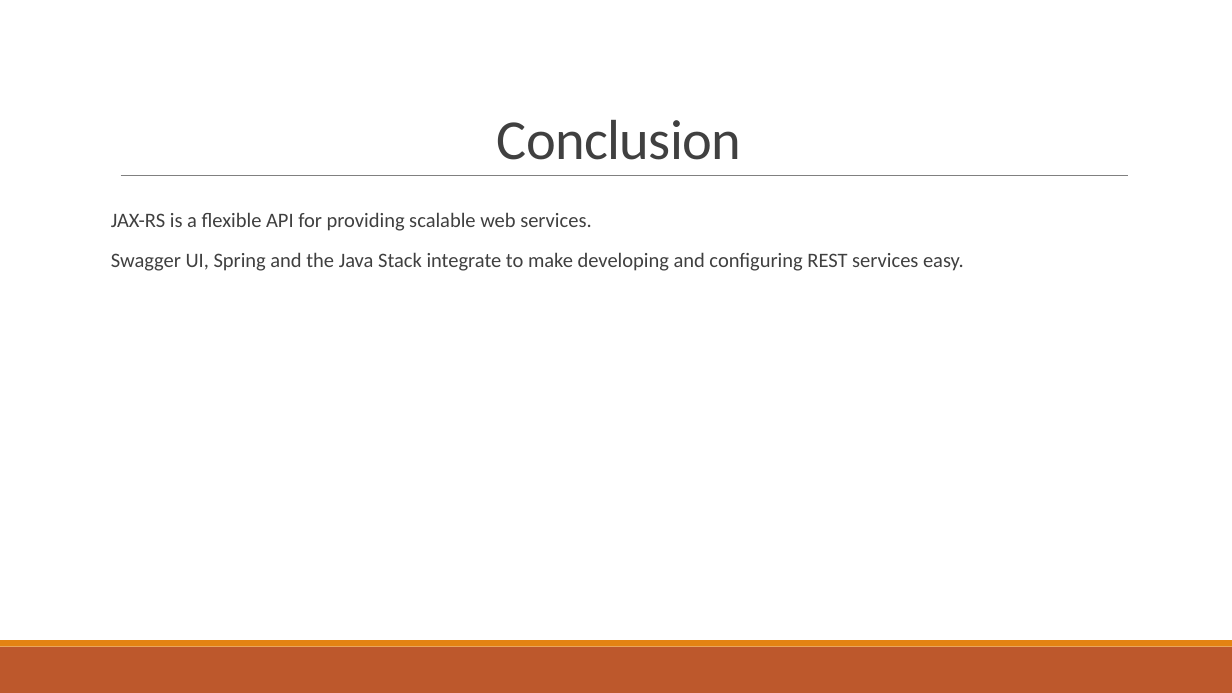
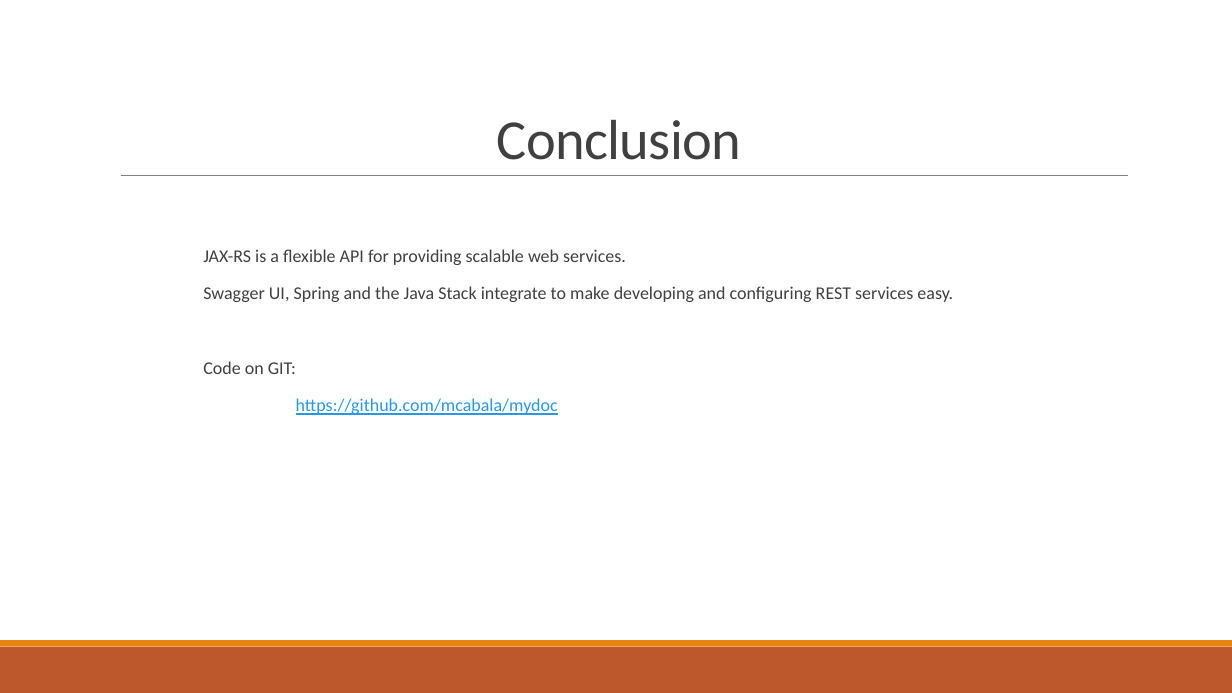
Before and after one commit to balacode/mydoc, a slide deck: slide 30 of REST PPT.pptx. Drawn at 1232x693 pixels with LibreOffice and Linux fonts; fonts in the diff are those of the drawing. Boxes give left, top, right and bottom in pixels: in the first picture for what was removed or moved away, otherwise in the second. Text is boxed around its words. In the diff, an @@ line names an element or a change of style, - is before the commit and + after.

```diff
--- a/REST PPT.pptx
+++ b/REST PPT.pptx
@@ text at (x1=203, y1=249, x2=953, y2=302): size 16 to 14 pt in "JAX-RS is a flexible API for providing ...", "Swagger UI, Spring and the Java Stack ..." @@
@@ text at (x1=203, y1=361, x2=558, y2=415): paragraphs added @@
+Code on GIT:
+https://github.com/mcabala/mydoc
```
Also in this commit, not shown: 14 other slides changed, 1 other file.
